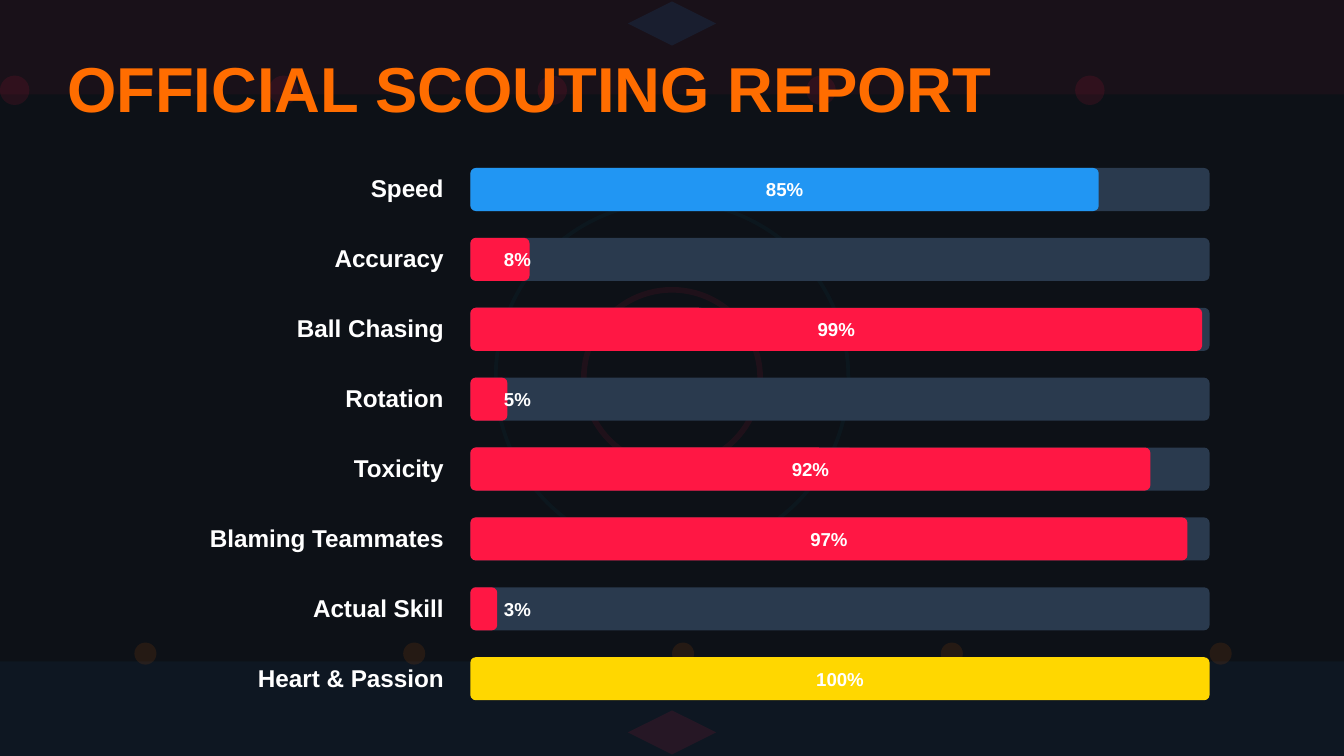
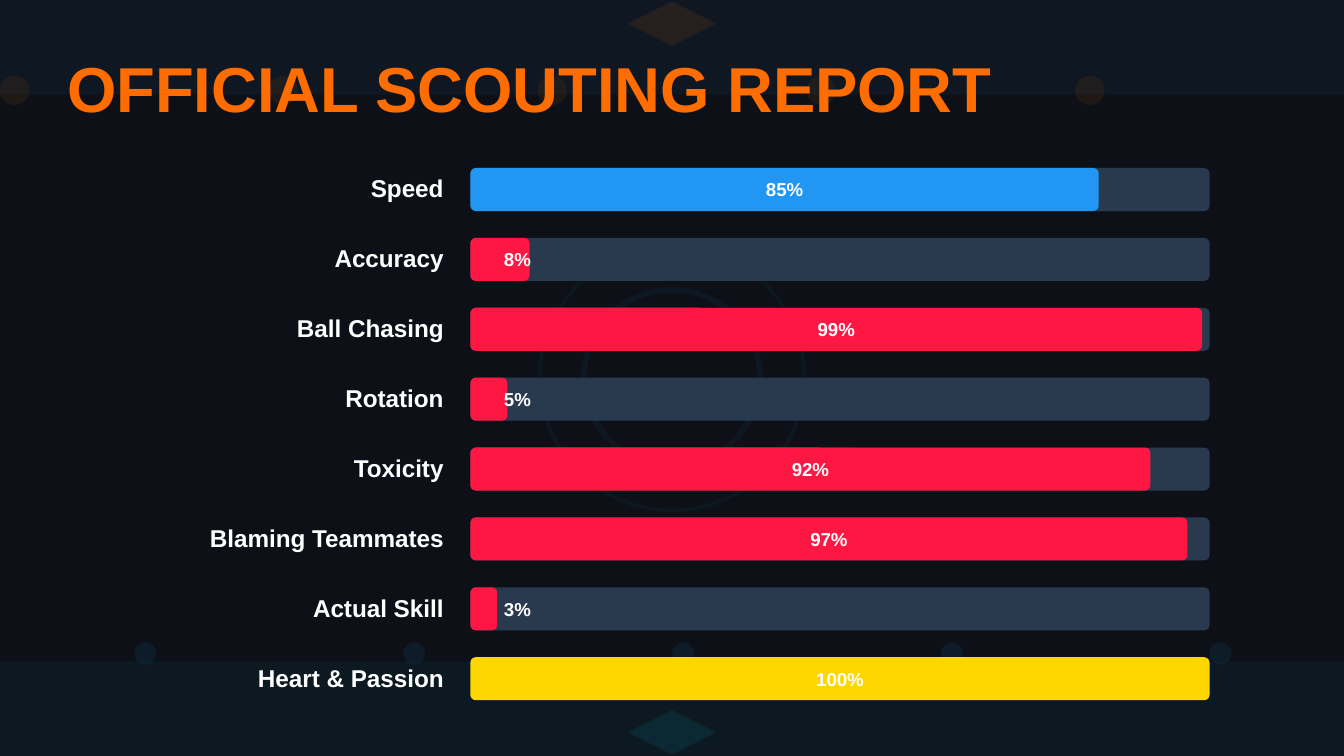
Before and after one commit to coenheinrich-beep/landscape-site-1, a slide deck: slide 8 of rl_bachelor_extra.pptx. Drawn at 1344x756 pixels with LibreOffice and Linux fonts; fonts in the diff are those of the drawing. Boxes give left, top, right and bottom in pixels: in the first picture for what was removed or moved away, otherwise in the second. Text is boxed around its words. In the diff, an @@ line names an element or a change of style, - is before the commit and + after.

```diff
--- a/rl_bachelor_extra.pptx
+++ b/rl_bachelor_extra.pptx
@@ rectangle at bbox=[0, 0, 1344, 94]: fill #FF1744 at 5% opacity to #2196F3 at 5% opacity @@
@@ diamond at bbox=[628, 1, 716, 46]: fill #2196F3 at 10% opacity to #FF6D00 at 10% opacity @@
@@ fill #FF1744 at 10% opacity to #FF6D00 at 8% opacity in 5 elements at bbox=[0, 75, 30, 105], bbox=[269, 75, 298, 105], bbox=[538, 75, 567, 105], bbox=[806, 75, 836, 105], bbox=[1075, 75, 1105, 105] @@
@@ ellipse: place and size @@
-ellipse at bbox=[496, 202, 848, 554]
+ellipse at bbox=[540, 246, 805, 511]
@@ ellipse at bbox=[583, 290, 759, 466]: outline #FF1744 3 pt to #2196F3 3 pt @@
@@ fill #FF6D00 at 10% opacity to #2196F3 at 8% opacity in 5 elements at bbox=[134, 642, 156, 664], bbox=[403, 642, 425, 664], bbox=[672, 642, 694, 664], bbox=[941, 642, 962, 664], bbox=[1210, 642, 1231, 664] @@
@@ rectangle at bbox=[0, 661, 1344, 755]: fill #2196F3 at 5% opacity to #00BCD4 at 5% opacity @@
@@ diamond at bbox=[628, 711, 716, 755]: fill #FF1744 at 10% opacity to #00BCD4 at 10% opacity @@
```
Also in this commit, not shown: 8 other slides changed, 1 other file.
